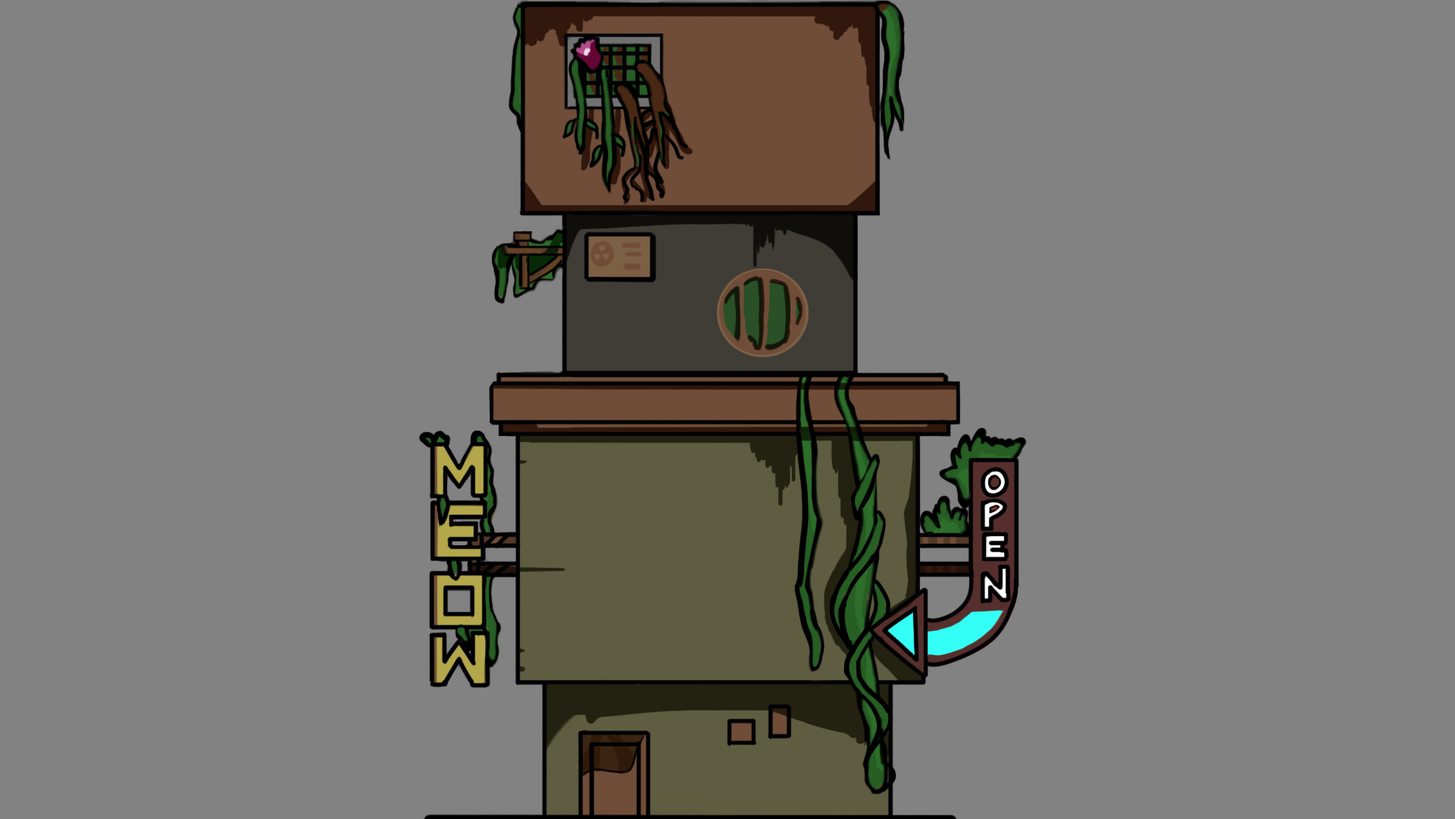
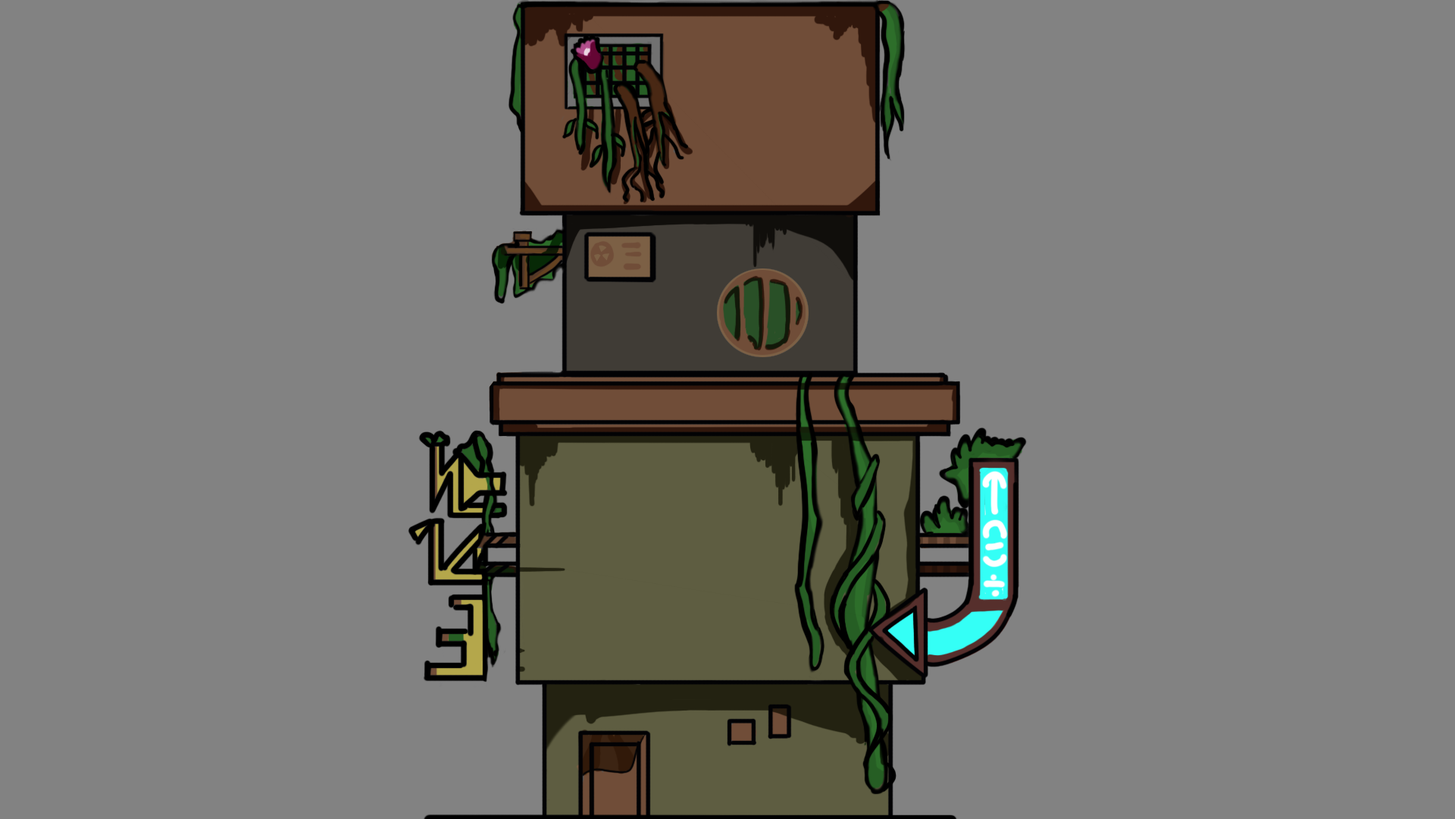
Revision of a layered 1455×819 image; what changed, layer by layer:
painted on "lines" over box(407, 431, 1020, 690)
painted on "shadow" over box(489, 372, 961, 508)
painted on "colour" over box(411, 435, 1009, 680)
painted on "base" over box(414, 405, 527, 690)
